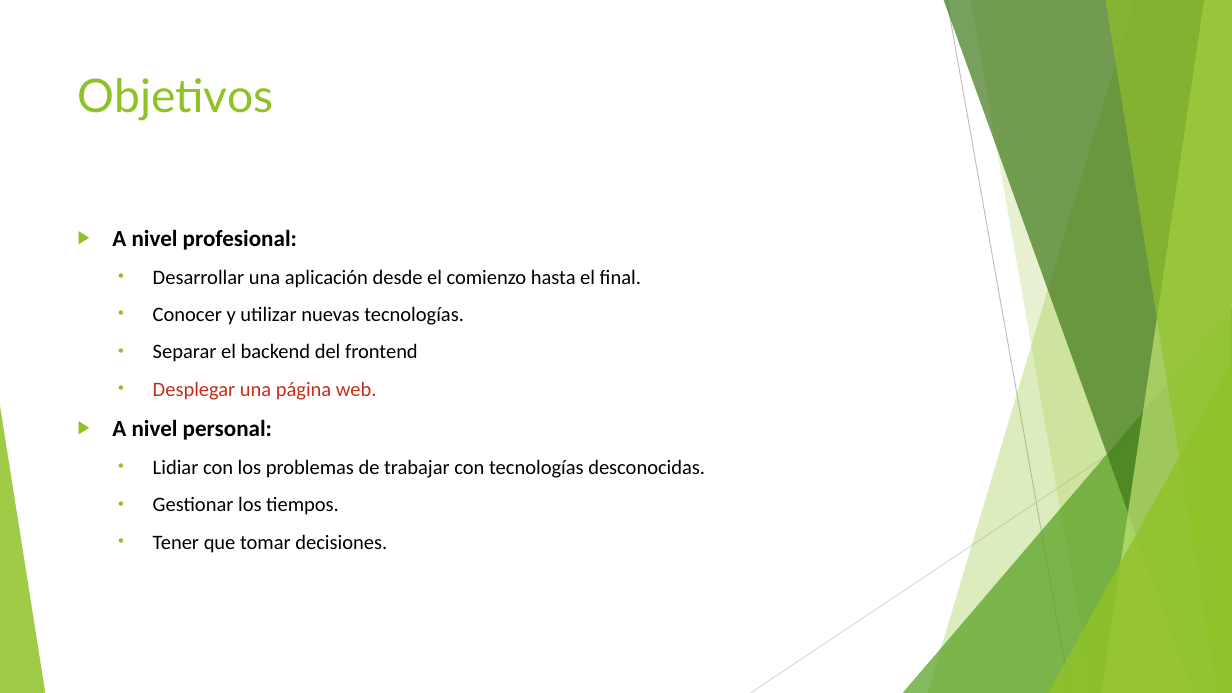
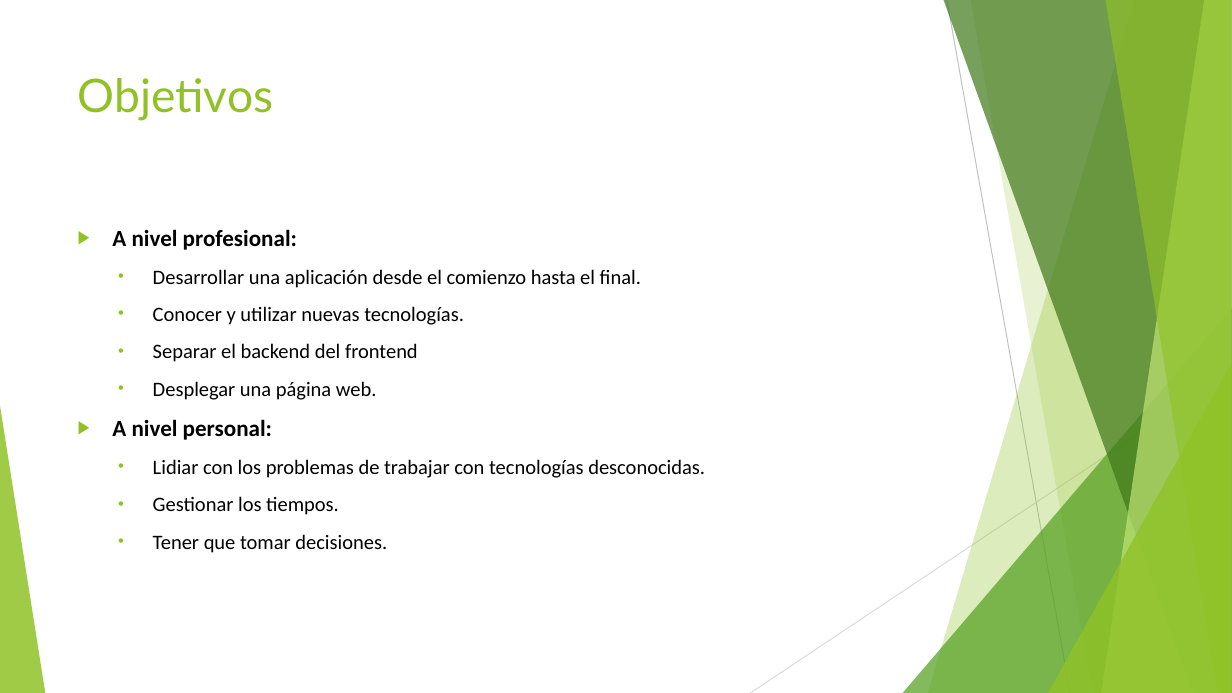
Before and after one commit to AlVelRap/dietario, a slide deck: slide 6 of Presentacion y memorias/Gestor de Dietas.pptx (slide 4 before the commit). Drawn at 1232x693 pixels with LibreOffice and Linux fonts; fonts in the diff are those of the drawing. Boxes give left, top, right and bottom in pixels: in the first picture for what was removed or moved away, otherwise in the second. Text is boxed around its words. In the diff, an @@ line names an element or a change of style, - is before the commit and + after.

```diff
--- a/Presentacion y memorias/Gestor de Dietas.pptx
+++ b/Presentacion y memorias/Gestor de Dietas.pptx
@@ text at box(153, 381, 377, 400): text colour #C42F1A to #000000 in "Desplegar una página web." @@
```
Also in this commit, not shown: 5 other slides changed, 9 slides added, 5 other files.
